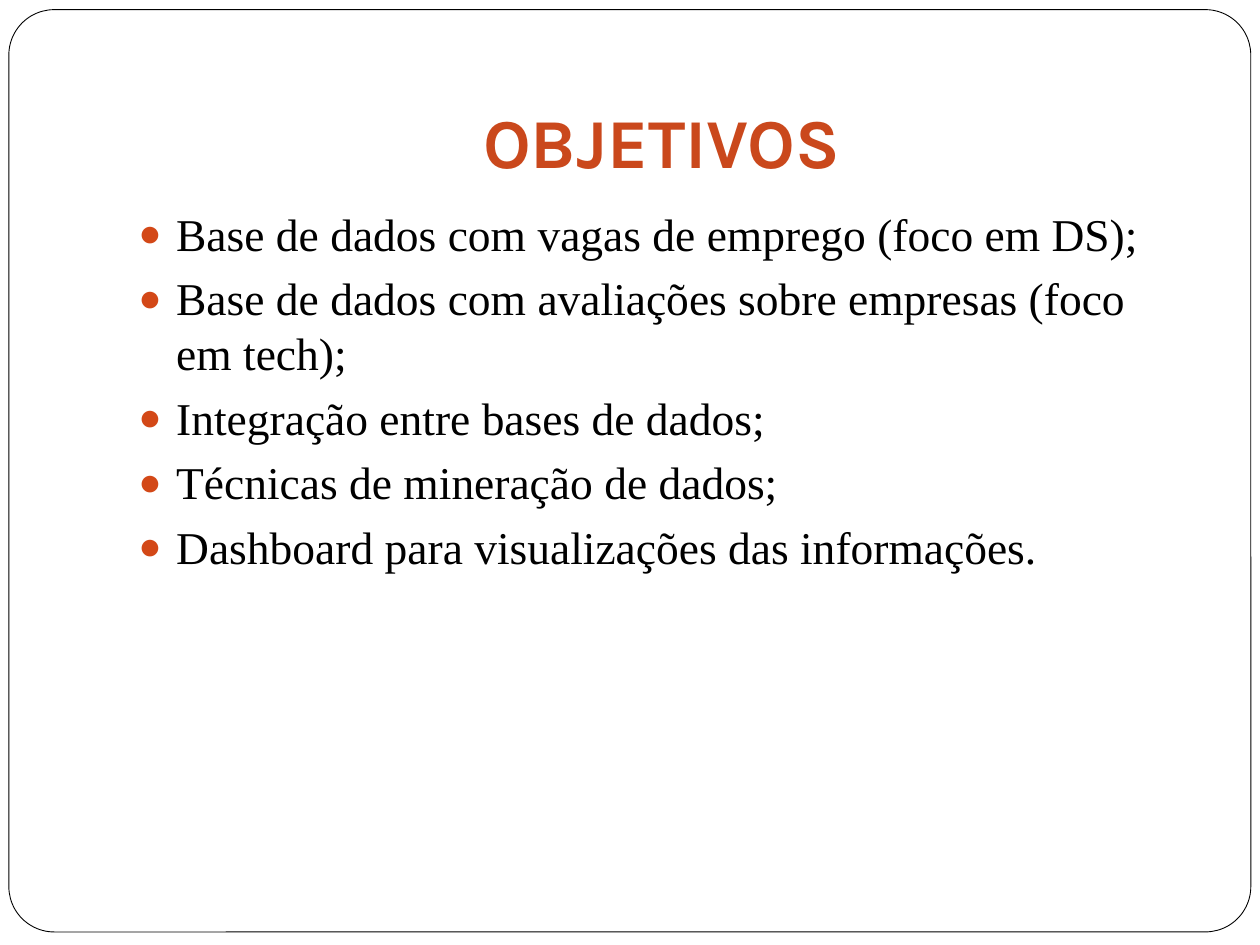
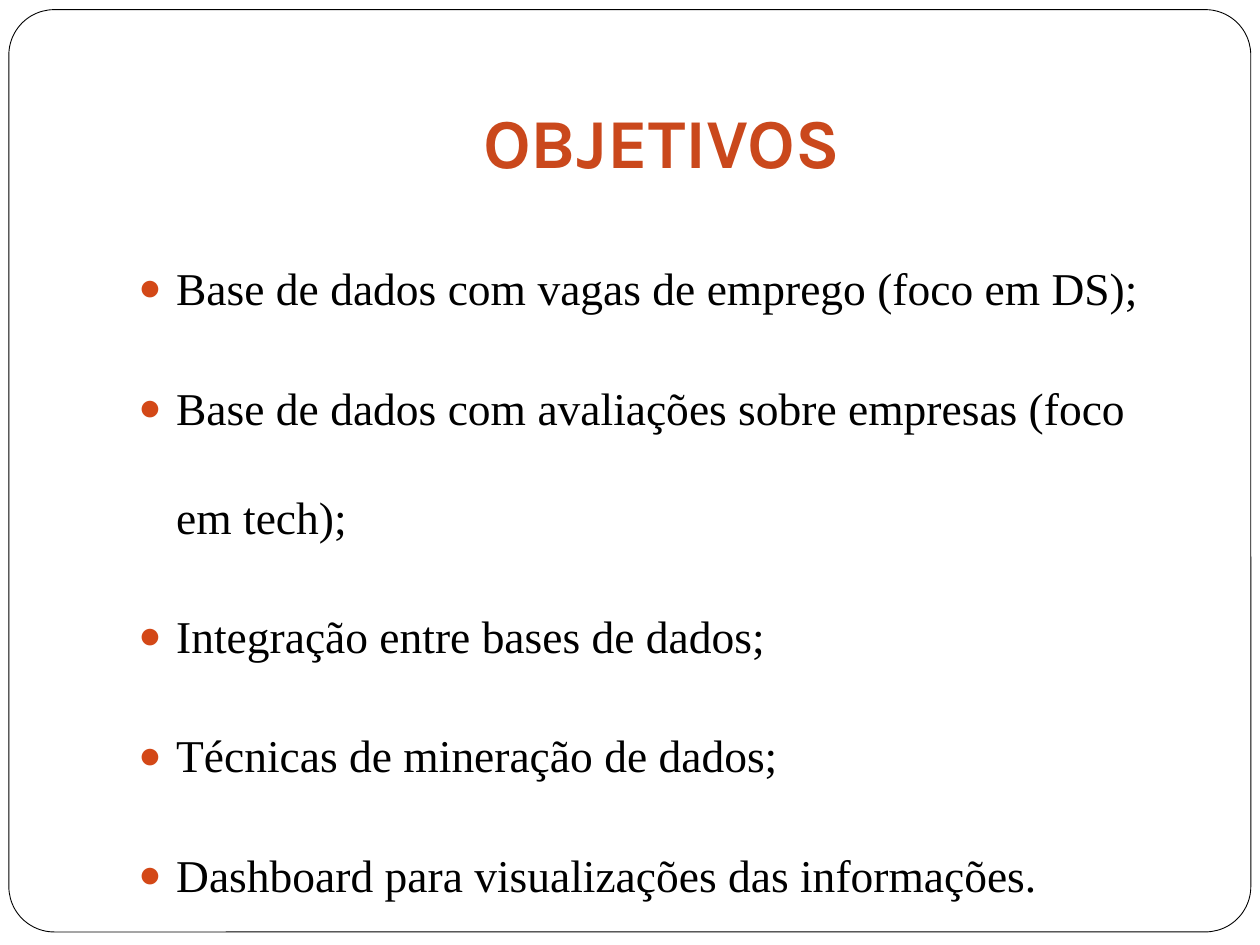
Before and after one commit to gabriellimagomes15/dsa, a slide deck: slide 10 of Apresentacao.pptx (slide 4 before the commit). Drawn at 1260x945 pixels with LibreOffice and Linux fonts; fonts in the diff are those of the drawing. Boxes give left, top, right and bottom in pixels: in the first picture for what was removed or moved away, otherwise in the second. Text is boxed around its words. In the diff, an @@ line names an element or a change of style, - is before the commit and + after.

```diff
--- a/Apresentacao.pptx
+++ b/Apresentacao.pptx
@@ text "Base de dados com vagas ..." at (176, 273, 1138, 901): line spacing 1 to 2 @@
```
Also in this commit, not shown: 6 other slides changed, 14 slides added.
